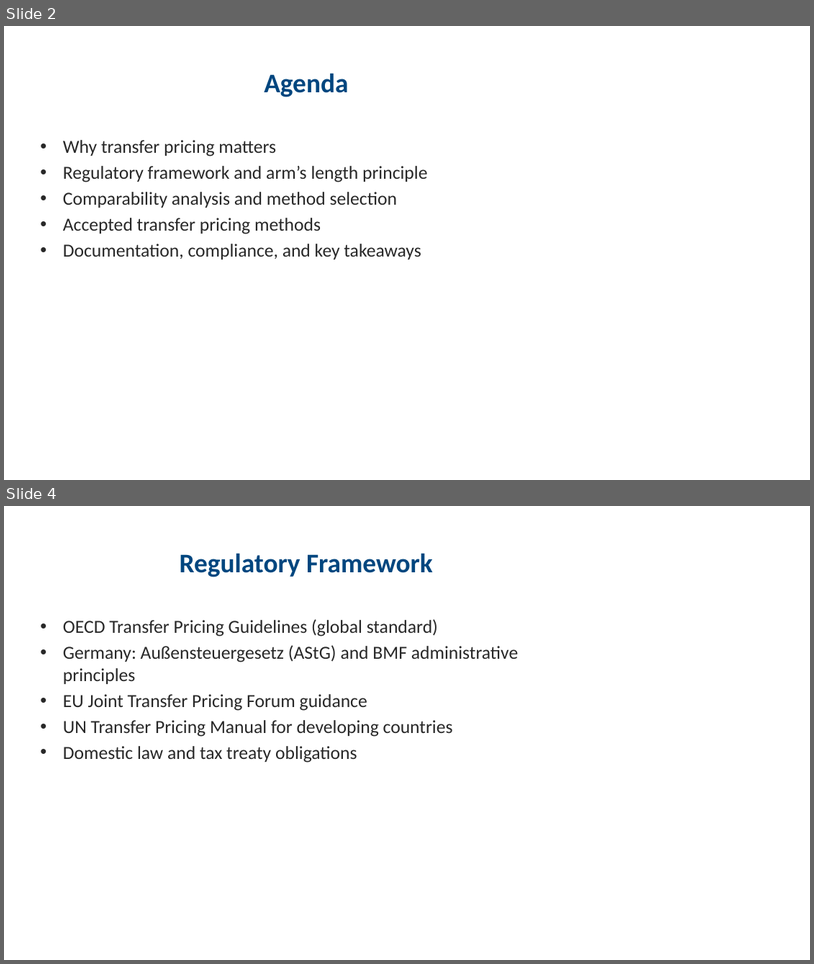
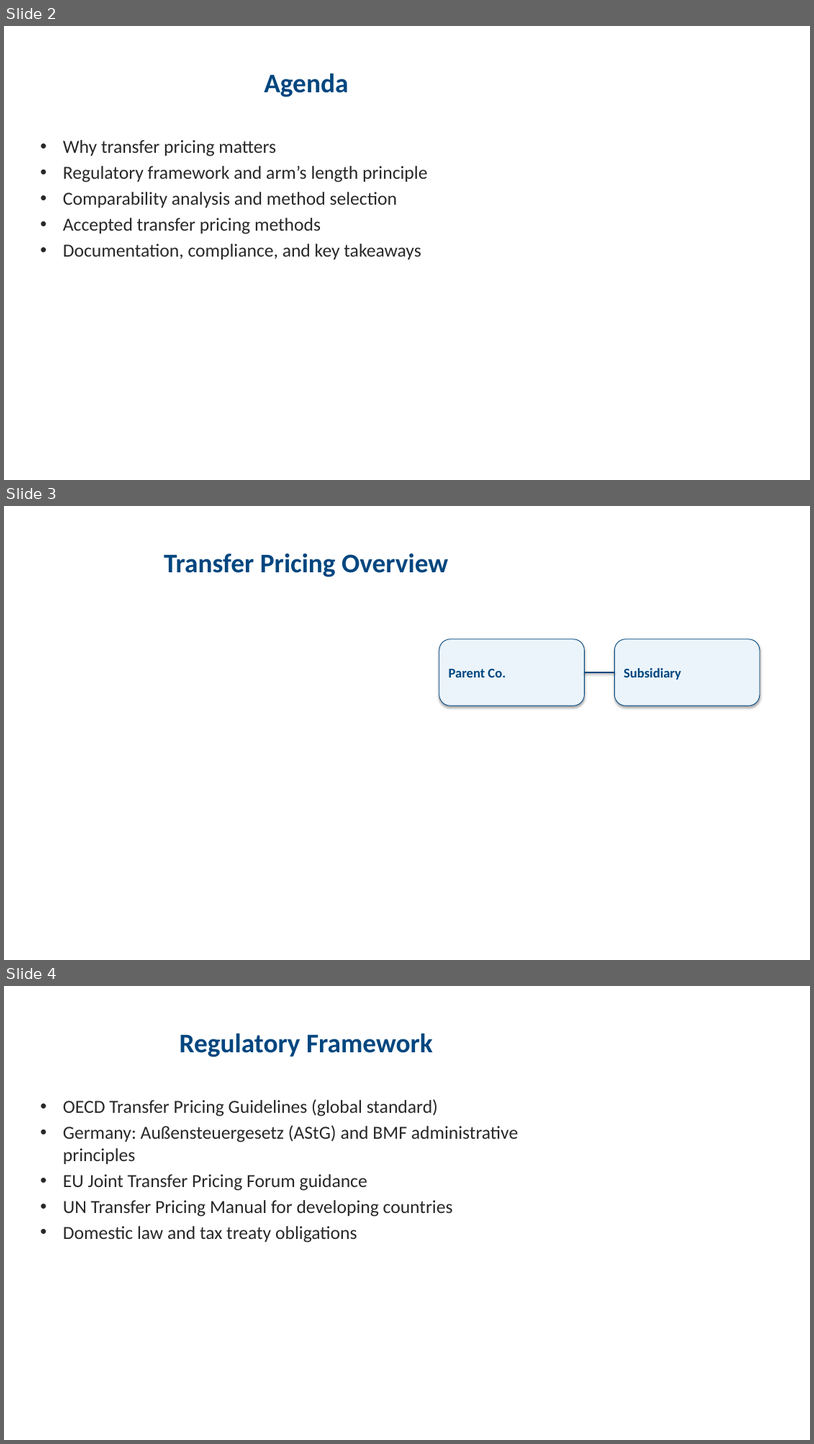
Before and after one commit to aniket-kanani-3107/aniket-kanani-3107.github.io, a slide deck: transfer-pricing-methods.pptx. Shown one above the other, each under a label of ours: slides 2 and 4 before the commit, slides 2, 3 and 4 after it; the slides between them are not shown. The pictures are 814x964 and 814x1444 pixels, drawn with LibreOffice and Linux fonts; fonts in the diff are those of the drawing. Boxes give left, top, right and bottom in pixels: in the first picture for what was removed or moved away, otherwise in the second. Text is boxed around its words. In the diff, an @@ line names an element or a change of style, - is before the commit and + after.

```diff
--- a/transfer-pricing-methods.pptx
+++ b/transfer-pricing-methods.pptx
@@ slide 3 added at (4,506,810,960), background #FFFFFF @@
@@ title added at (164,554,448,577), 32 pt, text #00467F, bold @@
+Transfer Pricing Overview
@@ rounded rectangle added at (440,639,585,705), fill #EBF4FA, outline #00467F 0.75 pt, 16 pt, text #00467F, bold @@
+Parent Co.
@@ rounded rectangle added at (615,639,760,705), fill #EBF4FA, outline #00467F 0.75 pt, 16 pt, text #00467F, bold @@
+Subsidiary
@@ line added from (585, 672) to (615, 672), #00467F 2 pt @@
```
Also in this commit, not shown: 2 slides changed, 2 other slides added, 3 slides removed.
